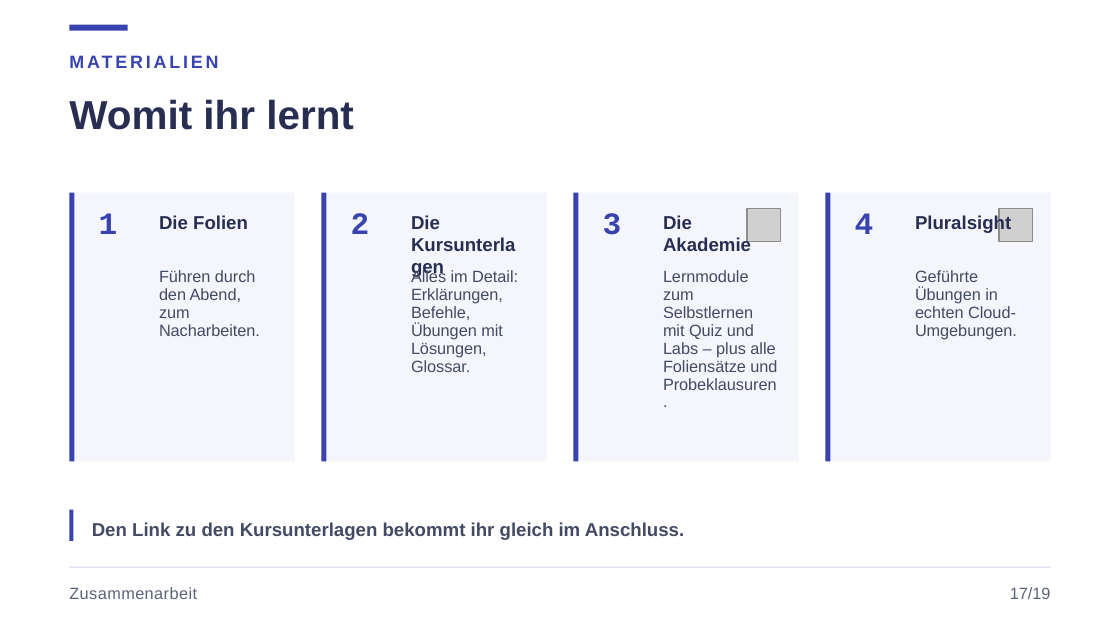
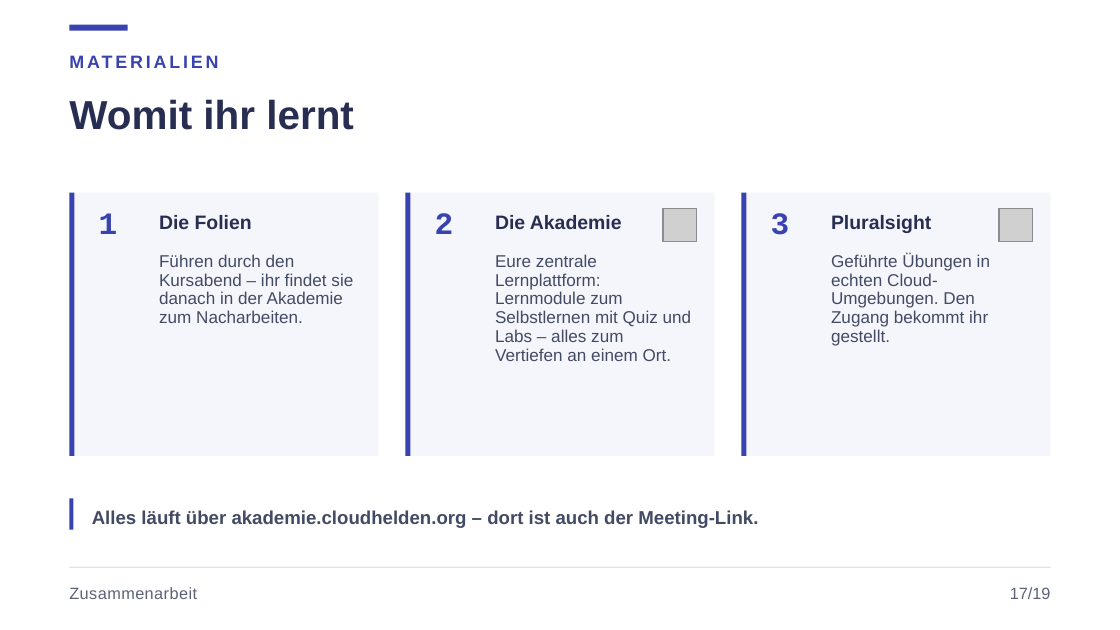
Before and after one commit to JacobMenge/kurs-unterlagen, a slide deck: slide 21 of folien/dist/00-orientierung.pptx. Drawn at 1120x630 pixels with LibreOffice and Linux fonts; fonts in the diff are those of the drawing; grey boxes stand for pictures. Boxes give left, top, right and bottom in pixels: in the first picture for what was removed or moved away, otherwise in the second. Text is boxed around its words. In the diff, an @@ line names an element or a change of style, - is before the commit and + after.

Commit message:
folien: auf akademie als zentrale plattform umgestellt

```diff
--- a/folien/dist/00-orientierung.pptx
+++ b/folien/dist/00-orientierung.pptx
@@ rectangle: place and size @@
-rectangle at [69,193,74,461]
+rectangle at [69,193,74,456]
@@ rectangle: place and size @@
-rectangle at [69,193,295,461]
+rectangle at [69,193,379,456]
@@ rectangle removed at [321,193,547,461] @@
@@ rectangle: place and size @@
-rectangle at [321,193,326,461]
+rectangle at [405,193,410,456]
@@ rectangle: place and size @@
-rectangle at [573,193,799,461]
+rectangle at [405,193,715,456]
@@ text "2": place and size @@
-text "2" at [351,213,370,234]
+text "2" at [435,213,454,234]
@@ rectangle removed at [573,193,578,461] @@
@@ picture: place and size @@
-picture at [747,208,781,242]
+picture at [663,208,697,242]
@@ rectangle: place and size @@
-rectangle at [825,193,1051,461]
+rectangle at [741,193,1051,456]
@@ rectangle: place and size @@
-rectangle at [825,193,830,461]
+rectangle at [741,193,746,456]
@@ text "3": place and size @@
-text "3" at [603,213,622,235]
+text "3" at [771,213,790,235]
@@ text removed at [240,215,440,540] @@
-Die Kursunterlagen
@@ size 12 to 12.5 pt in 3 elements at [159,215,252,229], [831,215,931,233], [495,215,622,229] @@
@@ text "Die Akademie": place and size @@
-text "Die Akademie" at [663,215,751,251]
+text "Die Akademie" at [495,215,622,229]
@@ text "Pluralsight": place and size @@
-text "Pluralsight" at [915,214,1011,233]
+text "Pluralsight" at [831,215,931,233]
@@ text removed at [855,213,874,234] @@
-4
@@ text at [159,254,353,323]: text changed; size 10.5 to 11 pt @@
-Führen durch den Abend, zum Nacharbeiten.
+Führen durch den Kursabend – ihr findet sie danach in der Akademie zum Nacharbeiten.
@@ text removed at [411,268,518,372] @@
-Alles im Detail: Erklärungen, Befehle, Übungen mit Lösungen, Glossar.
@@ text at [495,254,692,361]: text changed; size 10.5 to 11 pt @@
-Lernmodule zum Selbstlernen mit Quiz und Labs – plus alle Foliensätze und Probeklausuren.
+Eure zentrale Lernplattform: Lernmodule zum Selbstlernen mit Quiz und Labs – alles zum Vertiefen an einem Ort.
@@ text at [831,253,990,346]: text changed; size 10.5 to 11 pt @@
-Geführte Übungen in echten Cloud-Umgebungen.
+Geführte Übungen in echten Cloud-Umgebungen. Den Zugang bekommt ihr gestellt.
@@ rectangle: place and size @@
-rectangle at [69,510,74,541]
+rectangle at [69,498,74,530]
@@ text removed at [92,522,684,540] @@
-Den Link zu den Kursunterlagen bekommt ihr gleich im Anschluss.
@@ text added at [92,510,758,528], 12 pt, text #434A63, bold @@
+Alles läuft über akademie.cloudhelden.org – dort ist auch der Meeting-Link.
```
Also in this commit, not shown: 1 other slide changed, 1 other file.
